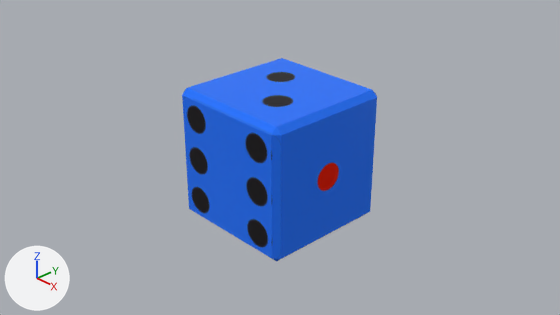
One commit to the Blender file Art/Dice.blend: the scene before it, then after it.
Camera for both pictures: the file's camera 'Camera'. Lighting does not change. The marker at lower left points along +X, +Y and +Z.
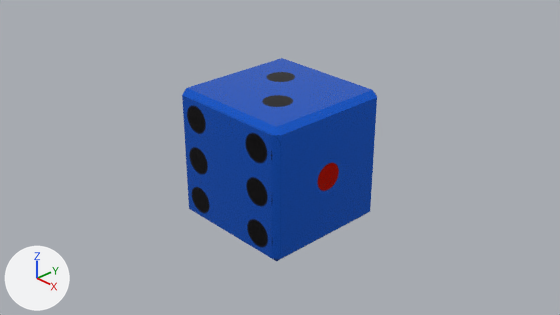
Changed parts and their boxes [x1, y1, x2, y2] in the pictures (560 x 315 px):
'Cube', surface changed: [182, 58, 377, 261] in both

What changed in the scene script:
```text
Change mat_material_001:
    where n0 = _N.new('ShaderNodeBsdfPrincipled'); n0.name = 'Principled BSDF'
    add n0.inputs[1].default_value = 0.796  # 'Metallic'
```
